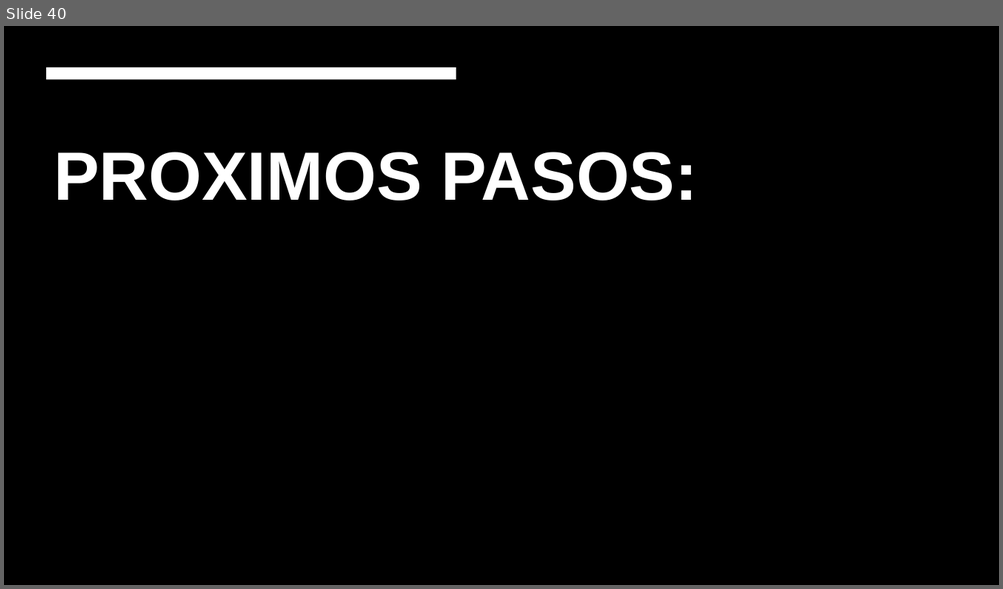
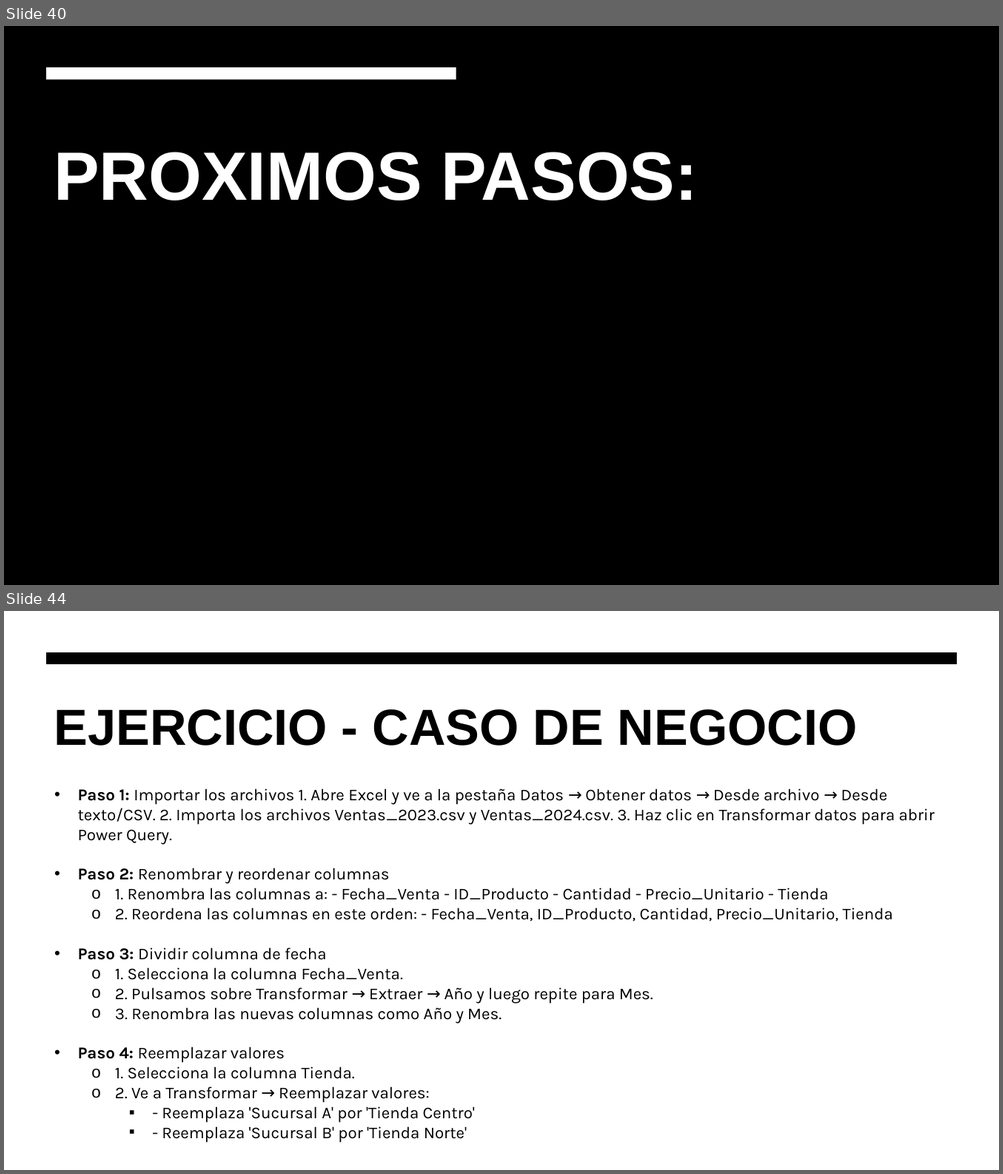
Before and after one commit to EnriqRP/PowerBI, a slide deck: 05 - FicherosInforme/Analítica de datos - Sesion 08 FINAL.pptx. Shown one above the other, each under a label of ours: slide 40 before the commit, slides 40 and 44 after it; the slides between them are not shown. The pictures are 1003x589 and 1003x1174 pixels, drawn with LibreOffice and Linux fonts; fonts in the diff are those of the drawing; background and template pictures are left out. Boxes give left, top, right and bottom in pixels: in the first picture for what was removed or moved away, otherwise in the second. Text is boxed around its words. In the diff, an @@ line names an element or a change of style, - is before the commit and + after.

```diff
--- a/05 - FicherosInforme/Analítica de datos - Sesion 08 FINAL.pptx
+++ b/05 - FicherosInforme/Analítica de datos - Sesion 08 FINAL.pptx
@@ slide 44 added at [4, 611, 999, 1170], background #FFFFFF @@
@@ freeform shape added at [46, 652, 957, 665], fill #000000 @@
@@ title added at [54, 709, 857, 746], 49 pt, text #000000, bold @@
+EJERCICIO - CASO DE NEGOCIO
@@ text added at [78, 789, 934, 1139], 16 pt, text #000000 @@
+• Paso 1: Importar los archivos 1. Abre Excel y ve a la pestaña Datos → Obtener datos → Desde archivo → Desde texto/CSV. 2. Importa los archivos Ventas_2023.csv y Ventas_2024.csv. 3. Haz clic en Transformar datos para abrir Power Query.
+• Paso 2: Renombrar y reordenar columnas
+  o 1. Renombra las columnas a: - Fecha_Venta - ID_Producto - Cantidad - Precio_Unitario - Tienda
+  o 2. Reordena las columnas en este orden: - Fecha_Venta, ID_Producto, Cantidad, Precio_Unitario, Tienda
+• Paso 3: Dividir columna de fecha
+  o 1. Selecciona la columna Fecha_Venta.
+  o 2. Pulsamos sobre Transformar → Extraer → Año y luego repite para Mes.
+  o 3. Renombra las nuevas columnas como Año y Mes.
+• Paso 4: Reemplazar valores
+  o 1. Selecciona la columna Tienda.
+  o 2. Ve a Transformar → Reemplazar valores:
+    ▪ - Reemplaza 'Sucursal A' por 'Tienda Centro'
+    ▪ - Reemplaza 'Sucursal B' por 'Tienda Norte'
```
Also in this commit, not shown: 2 slides changed, 3 other slides added, 1 other file.
